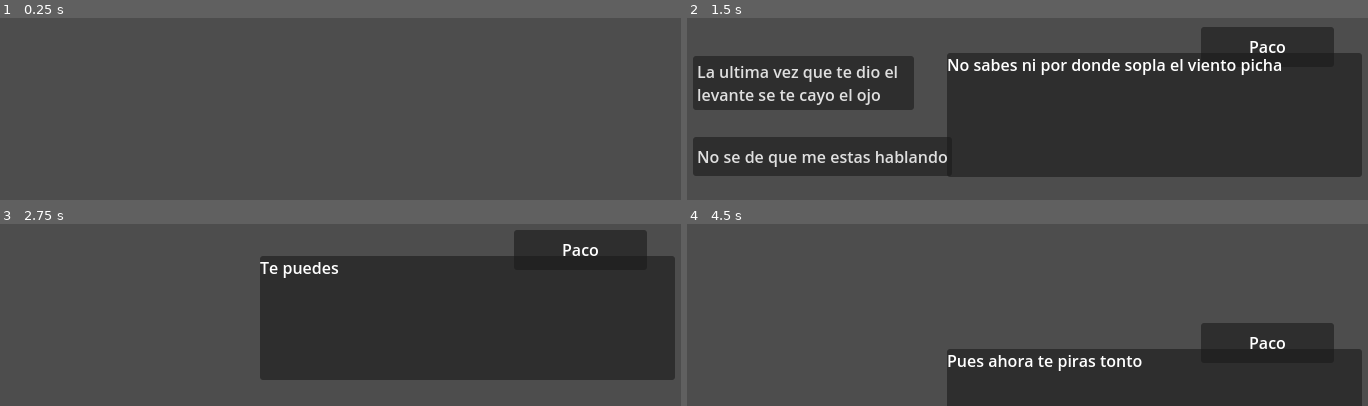
Above: before the commit, frames 1-4 (two rows, left to right).
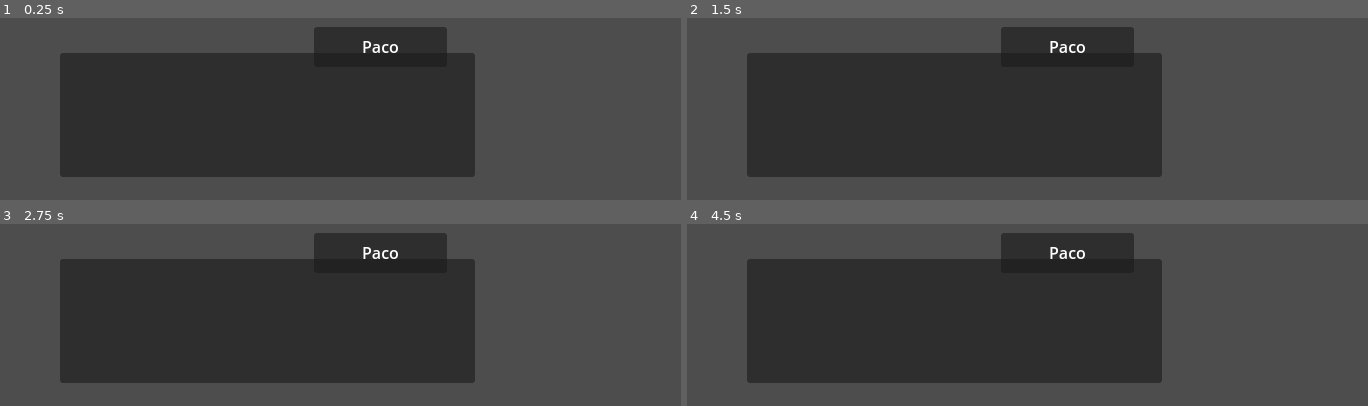
Above: after the commit, the same moments.

Repository: Goonie19/TherapySunProject
Game: Godot game, scene res://scenes/Dialogue Scene/DialoguePanel.tscn
The game is run twice, just before and just after one commit, with the same random seed, the same clock (stepped at 60 frames per second) and the same inputs.
Inputs (mouse positions are in pixels of both pictures, inside the frame that each line leads up to):
- Up to frame 1 (0.25 s): no input
- Up to frame 2 (1.5 s): click (outside the picture) at 0.52 s; click (outside the picture) at 1.27 s
- Up to frame 3 (2.75 s): click (115, 289) at 2 s, where only the run before the commit has a clickable "La ultima vez que te dio el l…"
- Up to frame 4 (4.5 s): tap Enter at 2.75, 4.25 s; hold Right (RotateBlockerRight) 2.78-3.53 s; tap Space at 3.5 s; hold Down (RotateBlockerDown) 3.53-4.28 s; hold Right (RotateBlockerRight) from 4.28 s (still down)

The runs differ from the first frame. In frame 1, 44% of the frame differs, in the area x 8-70%, y 4-88%; in frame 2, 39%; in frame 3, 46%; in frame 4, 55%, in the area x 8-100%, y 4-100%.

Commit message:
Lineal action sequences for the game now work fine as hell

Diff:
--- /dev/null
+++ b/Resources/Actions/First Dilaogue.tres
@@ -0,0 +1,9 @@
+[gd_resource type="Resource" script_class="DialogueAction" load_steps=3 format=3 uid="uid://bxuqt34wi8xrm"]
+
+[ext_resource type="Resource" uid="uid://bhgd216m3xee3" path="res://Resources/Dialogue.tres" id="1_gxtyq"]
+[ext_resource type="Script" uid="uid://br4crtpfmmcdx" path="res://scripts/Lineal Action System/Actions/dialogue_action.gd" id="1_nq43e"]
+
+[resource]
+script = ExtResource("1_nq43e")
+dialogue = ExtResource("1_gxtyq")
+metadata/_custom_type_script = "uid://br4crtpfmmcdx"
--- a/Resources/Actions/FirstMinigame.tres
+++ b/Resources/Actions/FirstMinigame.tres
@@ -1,11 +1,11 @@
 [gd_resource type="Resource" script_class="MinigameAction" load_steps=4 format=3 uid="uid://cww2l8dnvvycr"]
 
-[ext_resource type="Script" uid="uid://ch3pmcg2j4tr3" path="res://scripts/Minigame/ActionImplementations/minigame_sequence_action.gd" id="1_bosua"]
-[ext_resource type="Resource" uid="uid://cvnd3l2fojt0l" path="res://Resources/Actions/MinigameSequenceAction/FirstMinigameAction.tres" id="2_bau8n"]
-[ext_resource type="Script" uid="uid://b3yd0nah18vsa" path="res://scripts/Minigame/ActionImplementations/minigame_action.gd" id="2_eqj5y"]
+[ext_resource type="Script" uid="uid://b3yd0nah18vsa" path="res://scripts/Lineal Action System/Actions/minigame_action.gd" id="1_eqj5y"]
+[ext_resource type="Script" uid="uid://ch3pmcg2j4tr3" path="res://scripts/Minigame/Minigame Sequences/minigame_sequence.gd" id="2_bau8n"]
+[ext_resource type="Resource" uid="uid://cvnd3l2fojt0l" path="res://Resources/SpawnSequences/MinigameSequenceAction/FirstMinigameSequence.tres" id="3_eqj5y"]
 
 [resource]
-script = ExtResource("2_eqj5y")
+script = ExtResource("1_eqj5y")
 minigame_time = 4.0
-sequences = Array[ExtResource("1_bosua")]([ExtResource("2_bau8n")])
+sequences = Array[ExtResource("2_bau8n")]([ExtResource("3_eqj5y")])
 metadata/_custom_type_script = "uid://b3yd0nah18vsa"
--- a/Resources/Actions/MinigameSequenceAction/FirstMinigameAction.tres
+++ /dev/null
@@ -1,42 +0,0 @@
-[gd_resource type="Resource" script_class="MinigameSequence" load_steps=9 format=3 uid="uid://cvnd3l2fojt0l"]
-
-[ext_resource type="Script" uid="uid://ch3pmcg2j4tr3" path="res://scripts/Minigame/ActionImplementations/minigame_sequence_action.gd" id="1_31qs8"]
-[ext_resource type="Resource" uid="uid://bhgd216m3xee3" path="res://Resources/Dialogue.tres" id="1_l1b2g"]
-[ext_resource type="Script" uid="uid://c5tpqd3aj2lu6" path="res://scripts/Minigame/Meteor/Data/meteor_spawn_sequence_data.gd" id="3_l1b2g"]
-
-[sub_resource type="Resource" id="Resource_oande"]
-script = ExtResource("3_l1b2g")
-spawn_pos = 0
-time_stamp = 1.0
-metadata/_custom_type_script = "uid://c5tpqd3aj2lu6"
-
-[sub_resource type="Resource" id="Resource_alywp"]
-script = ExtResource("3_l1b2g")
-spawn_pos = 2
-time_stamp = 1.5
-metadata/_custom_type_script = "uid://c5tpqd3aj2lu6"
-
-[sub_resource type="Resource" id="Resource_dxfyt"]
-script = ExtResource("3_l1b2g")
-spawn_pos = 6
-time_stamp = 2.15
-metadata/_custom_type_script = "uid://c5tpqd3aj2lu6"
-
-[sub_resource type="Resource" id="Resource_v0qrl"]
-script = ExtResource("3_l1b2g")
-spawn_pos = 0
-time_stamp = 2.5
-metadata/_custom_type_script = "uid://c5tpqd3aj2lu6"
-
-[sub_resource type="Resource" id="Resource_hqeo5"]
-script = ExtResource("3_l1b2g")
-spawn_pos = 0
-time_stamp = 2.65
-metadata/_custom_type_script = "uid://c5tpqd3aj2lu6"
-
-[resource]
-script = ExtResource("1_31qs8")
-sequence_time = 8.0
-dialogue_at_begining = ExtResource("1_l1b2g")
-sequence = Array[ExtResource("3_l1b2g")]([SubResource("Resource_oande"), SubResource("Resource_alywp"), SubResource("Resource_dxfyt"), SubResource("Resource_v0qrl"), SubResource("Resource_hqeo5")])
-metadata/_custom_type_script = "uid://ch3pmcg2j4tr3"
--- /dev/null
+++ b/Resources/SpawnSequences/MinigameSequenceAction/FirstMinigameSequence.tres
@@ -0,0 +1,40 @@
+[gd_resource type="Resource" script_class="MinigameSequence" load_steps=8 format=3 uid="uid://cvnd3l2fojt0l"]
+
+[ext_resource type="Script" uid="uid://ch3pmcg2j4tr3" path="res://scripts/Minigame/Minigame Sequences/minigame_sequence.gd" id="2_yiwm1"]
+[ext_resource type="Script" uid="uid://c5tpqd3aj2lu6" path="res://scripts/Minigame/Meteor/Data/meteor_spawn_sequence_data.gd" id="3_ya4ds"]
+
+[sub_resource type="Resource" id="Resource_oande"]
+script = ExtResource("3_ya4ds")
+spawn_pos = 0
+time_stamp = 1.0
+metadata/_custom_type_script = "uid://c5tpqd3aj2lu6"
+
+[sub_resource type="Resource" id="Resource_alywp"]
+script = ExtResource("3_ya4ds")
+spawn_pos = 2
+time_stamp = 1.5
+metadata/_custom_type_script = "uid://c5tpqd3aj2lu6"
+
+[sub_resource type="Resource" id="Resource_dxfyt"]
+script = ExtResource("3_ya4ds")
+spawn_pos = 6
+time_stamp = 2.15
+metadata/_custom_type_script = "uid://c5tpqd3aj2lu6"
+
+[sub_resource type="Resource" id="Resource_v0qrl"]
+script = ExtResource("3_ya4ds")
+spawn_pos = 0
+time_stamp = 2.5
+metadata/_custom_type_script = "uid://c5tpqd3aj2lu6"
+
+[sub_resource type="Resource" id="Resource_hqeo5"]
+script = ExtResource("3_ya4ds")
+spawn_pos = 0
+time_stamp = 2.65
+metadata/_custom_type_script = "uid://c5tpqd3aj2lu6"
+
+[resource]
+script = ExtResource("2_yiwm1")
+sequence_time = 8.0
+sequence = Array[ExtResource("3_ya4ds")]([SubResource("Resource_oande"), SubResource("Resource_alywp"), SubResource("Resource_dxfyt"), SubResource("Resource_v0qrl"), SubResource("Resource_hqeo5")])
+metadata/_custom_type_script = "uid://ch3pmcg2j4tr3"
--- a/Resources/SpawnSequences/FirstSpawnSequence.tres
+++ b/Resources/SpawnSequences/MinigameSequenceAction/SpawnSequences/Spawn_Sequence_1_1.tres
@@ -1,40 +1,40 @@
 [gd_resource type="Resource" script_class="SpawnSequence" load_steps=8 format=3 uid="uid://8is7eq21x5ms"]
 
-[ext_resource type="Script" uid="uid://df0kw4oorbscn" path="res://scripts/Minigame/Meteor/Data/meteor_spawn_sequence.gd" id="1_oande"]
-[ext_resource type="Script" uid="uid://c5tpqd3aj2lu6" path="res://scripts/Minigame/Meteor/Data/meteor_spawn_sequence_data.gd" id="2_alywp"]
+[ext_resource type="Script" uid="uid://df0kw4oorbscn" path="res://scripts/Minigame/Meteor/Data/meteor_spawn_sequence.gd" id="1_hfnwt"]
+[ext_resource type="Script" uid="uid://c5tpqd3aj2lu6" path="res://scripts/Minigame/Meteor/Data/meteor_spawn_sequence_data.gd" id="2_w2rwe"]
 
 [sub_resource type="Resource" id="Resource_oande"]
-script = ExtResource("2_alywp")
+script = ExtResource("2_w2rwe")
 spawn_pos = 0
 time_stamp = 1.0
 metadata/_custom_type_script = "uid://c5tpqd3aj2lu6"
 
 [sub_resource type="Resource" id="Resource_alywp"]
-script = ExtResource("2_alywp")
+script = ExtResource("2_w2rwe")
 spawn_pos = 2
 time_stamp = 1.5
 metadata/_custom_type_script = "uid://c5tpqd3aj2lu6"
 
 [sub_resource type="Resource" id="Resource_dxfyt"]
-script = ExtResource("2_alywp")
+script = ExtResource("2_w2rwe")
 spawn_pos = 6
 time_stamp = 2.15
 metadata/_custom_type_script = "uid://c5tpqd3aj2lu6"
 
 [sub_resource type="Resource" id="Resource_v0qrl"]
-script = ExtResource("2_alywp")
+script = ExtResource("2_w2rwe")
 spawn_pos = 0
 time_stamp = 2.5
 metadata/_custom_type_script = "uid://c5tpqd3aj2lu6"
 
 [sub_resource type="Resource" id="Resource_hqeo5"]
-script = ExtResource("2_alywp")
+script = ExtResource("2_w2rwe")
 spawn_pos = 0
 time_stamp = 2.65
 metadata/_custom_type_script = "uid://c5tpqd3aj2lu6"
 
 [resource]
-script = ExtResource("1_oande")
-sequence_time = 10.0
-spawn_sequence = Array[ExtResource("2_alywp")]([SubResource("Resource_oande"), SubResource("Resource_alywp"), SubResource("Resource_dxfyt"), SubResource("Resource_v0qrl"), SubResource("Resource_hqeo5")])
+script = ExtResource("1_hfnwt")
+ending_waiting = 0.0
+spawn_sequence = Array[ExtResource("2_w2rwe")]([SubResource("Resource_oande"), SubResource("Resource_alywp"), SubResource("Resource_dxfyt"), SubResource("Resource_v0qrl"), SubResource("Resource_hqeo5")])
 metadata/_custom_type_script = "uid://df0kw4oorbscn"
--- a/scenes/game_scene.tscn
+++ b/scenes/game_scene.tscn
@@ -1,9 +1,13 @@
-[gd_scene load_steps=5 format=3 uid="uid://bodj13bauus4b"]
+[gd_scene load_steps=9 format=3 uid="uid://bodj13bauus4b"]
 
 [ext_resource type="PackedScene" uid="uid://8hdfssgd8ppm" path="res://scenes/bg_scene.tscn" id="1_w5aja"]
 [ext_resource type="PackedScene" uid="uid://yl6yx8a2s8r8" path="res://scenes/Sun/SunCharacter.tscn" id="2_onqr8"]
 [ext_resource type="PackedScene" uid="uid://ctwd6aklt5ujt" path="res://scenes/Minigame/minigame_scene.tscn" id="3_bw6k5"]
 [ext_resource type="PackedScene" uid="uid://cj4asau0sfw6f" path="res://scenes/Dialogue Scene/DialoguePanel.tscn" id="4_y3j0m"]
+[ext_resource type="Script" uid="uid://20tta8lilgku" path="res://scripts/Lineal Action System/lineal_action_system.gd" id="5_y3j0m"]
+[ext_resource type="Script" uid="uid://bgwp1y62wtlea" path="res://scripts/Lineal Action System/Actions/action.gd" id="6_rurhu"]
+[ext_resource type="Resource" uid="uid://bxuqt34wi8xrm" path="res://Resources/Actions/First Dilaogue.tres" id="7_b5spy"]
+[ext_resource type="Resource" uid="uid://cww2l8dnvvycr" path="res://Resources/Actions/FirstMinigame.tres" id="8_utbpp"]
 
 [node name="GameScene" type="Node"]
 
@@ -22,3 +26,9 @@
 dialogue_manager = NodePath("../DialoguePanel")
 
 [node name="DialoguePanel" parent="." instance=ExtResource("4_y3j0m")]
+
+[node name="Lineal_action_controller" type="Node2D" parent="." node_paths=PackedStringArray("dialogue_to_inject", "minigame_to_inject")]
+script = ExtResource("5_y3j0m")
+dialogue_to_inject = NodePath("../DialoguePanel")
+minigame_to_inject = NodePath("../MinigameScene")
+actions = Array[ExtResource("6_rurhu")]([ExtResource("7_b5spy"), ExtResource("8_utbpp")])
--- a/scripts/DialogueSystem/View/dialogue_view.gd
+++ b/scripts/DialogueSystem/View/dialogue_view.gd
@@ -23,9 +23,6 @@
 var presenter: dialogue_presenter
 
 var current_sentence: String = ""
-
-func _ready():
-	start_dialogue(dialogue)
 
 func start_dialogue(dialogue: DialogueData):
 	presenter = dialogue_presenter.new(self, dialogue)
--- a/scripts/Minigame/ActionImplementations/action.gd
+++ b/scripts/Lineal Action System/Actions/action.gd
@@ -2,5 +2,7 @@
 
 class_name Action
 
+signal on_action_finished
+
 func do_action() -> void:
 	print('DoAction')
--- /dev/null
+++ b/scripts/Lineal Action System/Actions/dialogue_action.gd
@@ -0,0 +1,15 @@
+extends Action
+
+class_name DialogueAction
+
+@export var dialogue : DialogueData
+
+var dialogue_manager : DialogueView
+
+func do_action() -> void:
+	dialogue_manager.start_dialogue(dialogue)
+	await dialogue_manager.on_dialogue_finished
+	on_action_finished.emit()
+
+func set_dependencies(manager: DialogueView) -> void:
+	dialogue_manager = manager
--- a/scripts/Minigame/ActionImplementations/minigame_action.gd
+++ b/scripts/Lineal Action System/Actions/minigame_action.gd
@@ -10,3 +10,8 @@
 
 func do_action() -> void:
 	minigame_controller.start_minigame(self)
+	await minigame_controller.on_minigame_finished
+	on_action_finished.emit()
+
+func set_dependencies(manager: MinigameController) -> void:
+	minigame_controller = manager
--- /dev/null
+++ b/scripts/Lineal Action System/lineal_action_system.gd
@@ -0,0 +1,24 @@
+extends Node2D
+
+@export var dialogue_to_inject: DialogueView
+@export var minigame_to_inject: MinigameController
+
+@export var actions: Array[Action]
+
+func _ready() -> void:
+	for i in range(0, actions.size()):
+		inject_to_action(actions[i])
+
+	play_actions_async()
+
+func play_actions_async() -> void:
+	for i in range(0, actions.size()):
+		actions[i].do_action()
+		await actions[i].on_action_finished
+
+func inject_to_action(action: Action) -> void:
+	#I don't actually know how to do this using match
+	if action is DialogueAction:
+		action.set_dependencies(dialogue_to_inject)
+	if action is MinigameAction:
+		action.set_dependencies(minigame_to_inject)
--- a/scripts/Minigame/Meteor/Data/meteor_spawn_sequence.gd
+++ b/scripts/Minigame/Meteor/Data/meteor_spawn_sequence.gd
@@ -2,5 +2,5 @@
 
 class_name SpawnSequence
 
-@export var sequence_time: float
+@export var ending_waiting: float
 @export var spawn_sequence: Array[MeteorSpawnSequenceData] = []
--- a/scripts/Minigame/MinigameController.gd
+++ b/scripts/Minigame/MinigameController.gd
@@ -19,9 +19,6 @@
 
 signal on_meteor_sequence_finished
 signal on_minigame_finished
-
-func _ready() -> void:
-	start_minigame(mini_action)
 
 func set_dependencies(character_controller: CharacterController):
 	character = character_controller
@@ -54,13 +51,15 @@
 	play_metor_sequence()
 	await on_meteor_sequence_finished
 
+	sequence_timer.start(mini_sequence.ending_waiting)
+	await sequence_timer.timeout
+
 	if(mini_sequence.dialogue_at_end != null):
 		dialogue_manager.start_dialogue(mini_sequence.dialogue_at_end)
 		await dialogue_manager.on_dialogue_finished
 
 
 func play_metor_sequence() -> void:
-	sequence_timer.start(mini_sequence.sequence_time)
 	spawn_timer.start(mini_sequence.sequence[current_meteor_pos].time_stamp)
 
 func finish_minigame():
Renamed: scripts/Minigame/ActionImplementations/action.gd.uid -> scripts/Lineal Action System/Actions/action.gd.uid
Not shown, added: scripts/Lineal Action System/Actions/dialogue_action.gd.uid
Renamed: scripts/Minigame/ActionImplementations/minigame_action.gd.uid -> scripts/Lineal Action System/Actions/minigame_action.gd.uid
Not shown, added: scripts/Lineal Action System/lineal_action_system.gd.uid
Renamed: scripts/Minigame/ActionImplementations/minigame_sequence_action.gd -> scripts/Minigame/Minigame Sequences/minigame_sequence.gd
Renamed: scripts/Minigame/ActionImplementations/minigame_sequence_action.gd.uid -> scripts/Minigame/Minigame Sequences/minigame_sequence.gd.uid
